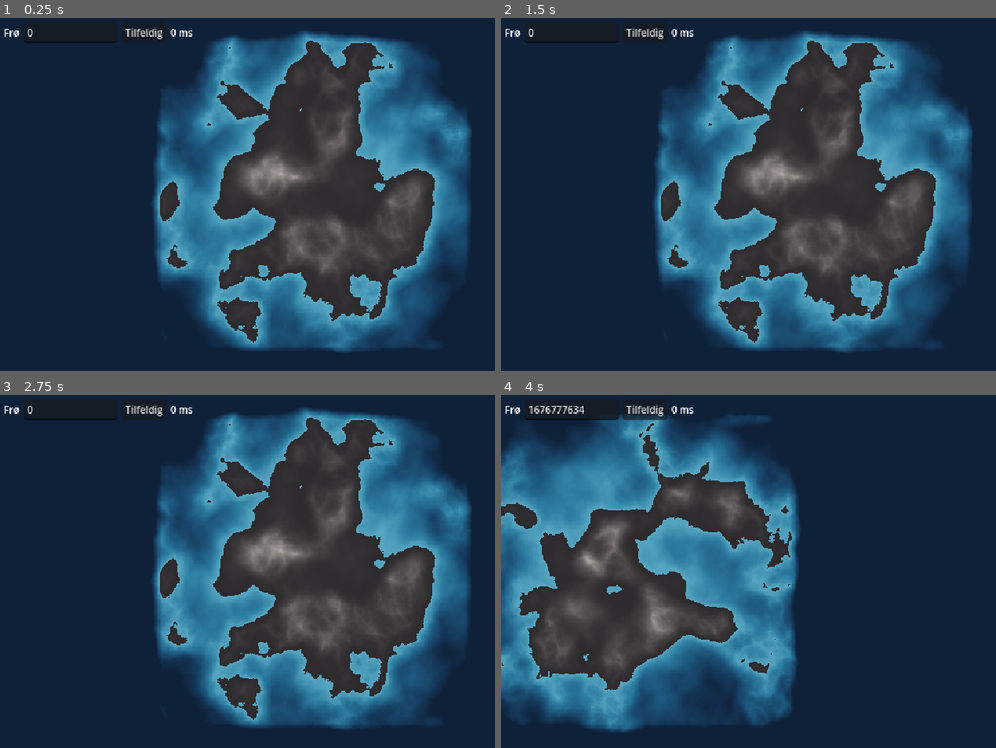
Above: before the commit, frames 1-4 (two rows, left to right).
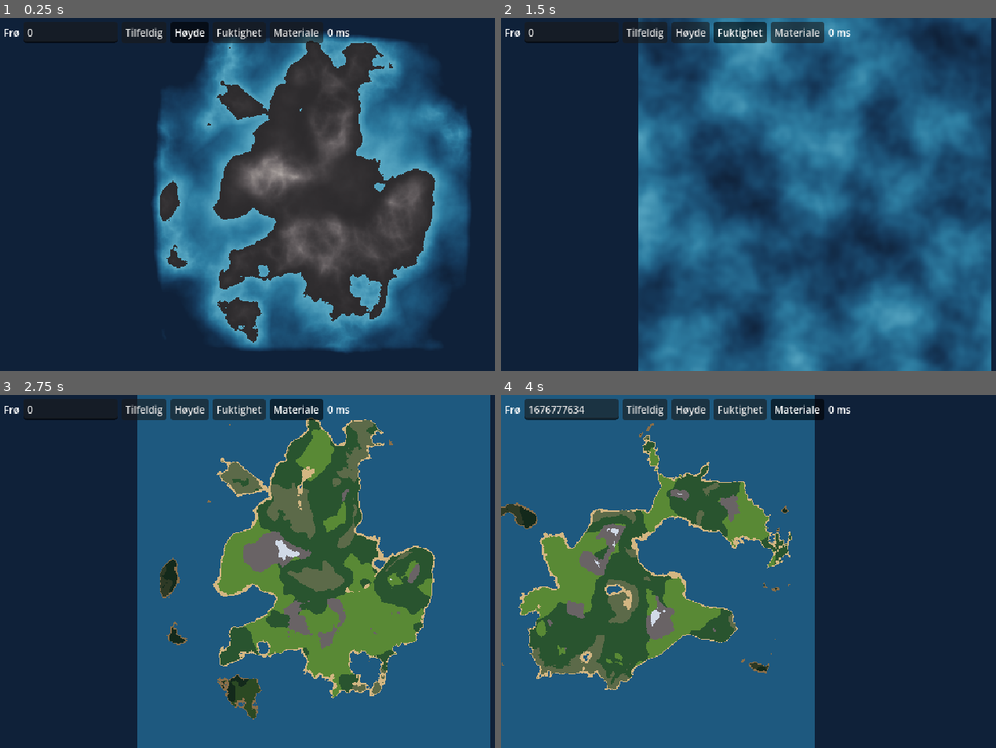
Above: after the commit, the same moments.

Repository: stommeras/varde
Game: Godot game, scene res://debug/debug_view.tscn
Same seed, same stepped clock (60 frames per second), same inputs: the game is played once before the commit and once after it.
Inputs (mouse positions are in pixels of both pictures, inside the frame that each line leads up to):
- Up to frame 1 (0.25 s): no input
- Up to frame 2 (1.5 s): click (689, 32) at 0.5 s, where only the run after the commit has a clickable "Høyde"; click (738, 32) at 1.25 s, where only the run after the commit has a clickable "Fuktighet"
- Up to frame 3 (2.75 s): click (297, 409) at 2 s, where only the run after the commit has a clickable "Materiale"
- Up to frame 4 (4 s): click "Tilfeldig" at 2.75 s; tap Enter at 3.5 s; move the mouse to (951, 553) at 3.52 s; hold Right (ui_right) from 3.53 s (still down); click (951, 553) at 3.67 s

The runs differ from the first frame. In frame 1, 1.1% of the frame differs, in the area x 34-71%, y 1-8%; in frame 2, 59%, in the area x 27-100%, y 0-100%; in frame 3, 57%; in frame 4, 50%.

Commit message:
feat: generate moisture, material and the main island
Moisture is a second noise layer stretched to 0..1. A table from height
band and moisture band picks each cell's material, and a flood fill marks
the largest land area as the main island. The debug view gets buttons
for the height, moisture and material layers.

Co-Authored-By: Claude Opus 5.5 <noreply@anthropic.com>

Diff:
--- a/debug/debug_view.gd
+++ b/debug/debug_view.gd
@@ -1,5 +1,5 @@
 extends Node2D
-## Shows a generated island's layers as images, with a seed field and a free camera.
+## Shows a generated island's layers as images, with a seed field, layer buttons and a free camera.
 ## Arrow keys pan, the scroll wheel zooms, and 1x zoom matches the game's scale.
 
 const PIXELS_PER_CELL: int = 4
@@ -9,7 +9,17 @@
 ## Height is drawn from a table of this many colors per side of sea level, instead of one lookup per cell.
 const SHADES: int = 256
 
+enum Layer { HEIGHT, MOISTURE, MATERIAL }
+
+## The translation key for each layer's button.
+const LAYER_NAMES: Dictionary[Layer, String] = {
+	Layer.HEIGHT: "LAYER_HEIGHT",
+	Layer.MOISTURE: "LAYER_MOISTURE",
+	Layer.MATERIAL: "LAYER_MATERIAL",
+}
+
 var _island: IslandData
+var _layer: Layer = Layer.HEIGHT
 var _sprite := Sprite2D.new()
 var _camera := Camera2D.new()
 var _seed_field := LineEdit.new()
@@ -67,8 +77,19 @@
 	random.pressed.connect(func() -> void: _generate(randi()))
 	row.add_child(random)
 
+	var group := ButtonGroup.new()
+	for shown: Layer in LAYER_NAMES:
+		var button := Button.new()
+		button.text = tr(LAYER_NAMES[shown])
+		button.toggle_mode = true
+		button.button_group = group
+		button.button_pressed = shown == _layer
+		button.focus_mode = Control.FOCUS_NONE
+		button.pressed.connect(_show.bind(shown))
+		row.add_child(button)
+
 	row.add_child(_info)
-	for control: Control in [seed_label, _seed_field, random, _info]:
+	for control: Control in row.get_children():
 		control.add_theme_font_size_override("font_size", 10)
 
 
@@ -83,11 +104,24 @@
 	_island = IslandGenerator.generate(island_seed)
 	_info.text = "%d ms" % (Time.get_ticks_msec() - started)
 	_seed_field.text = str(island_seed)
-	_sprite.texture = ImageTexture.create_from_image(_height_image(_island.height))
+	_show(_layer)
 	# Fit the whole island on screen.
 	var world: float = IslandData.SIZE * PIXELS_PER_CELL
 	_camera.position = Vector2.ONE * world / 2.0
 	_set_zoom(get_viewport_rect().size.y / world)
+
+
+func _show(layer: Layer) -> void:
+	_layer = layer
+	var image: Image
+	match layer:
+		Layer.HEIGHT:
+			image = _height_image(_island.height)
+		Layer.MOISTURE:
+			image = _moisture_image(_island.moisture)
+		Layer.MATERIAL:
+			image = _material_image(_island.material, _island.main_island)
+	_sprite.texture = ImageTexture.create_from_image(image)
 
 
 ## Sea runs along the water ramp by depth, land along the rock ramp by height.
@@ -112,5 +146,38 @@
 	return Image.create_from_data(IslandData.SIZE, IslandData.SIZE, false, Image.FORMAT_RGB8, pixels)
 
 
+## Moisture runs along the water ramp, from dark when dry to light when wet.
+func _moisture_image(moisture: PackedFloat32Array) -> Image:
+	var table := PackedByteArray()
+	for i: int in SHADES:
+		table.append_array(_rgb(Ramps.sample(Ramps.Terrain.WATER, float(i) / (SHADES - 1))))
+	var pixels := PackedByteArray()
+	pixels.resize(moisture.size() * 3)
+	for i: int in moisture.size():
+		var shade: int = int(moisture[i] * (SHADES - 1)) * 3
+		pixels[i * 3] = table[shade]
+		pixels[i * 3 + 1] = table[shade + 1]
+		pixels[i * 3 + 2] = table[shade + 2]
+	return Image.create_from_data(IslandData.SIZE, IslandData.SIZE, false, Image.FORMAT_RGB8, pixels)
+
+
+## Each material in its ramp's middle step. Islets use the darkest step, so the main island stands out.
+func _material_image(material: PackedByteArray, main_island: PackedByteArray) -> Image:
+	var main := PackedByteArray()
+	var islet := PackedByteArray()
+	for terrain: Ramps.Terrain in Ramps.Terrain.values():
+		main.append_array(_rgb(Ramps.base(terrain)))
+		islet.append_array(_rgb(Ramps.RAMPS[terrain][0]))
+	var pixels := PackedByteArray()
+	pixels.resize(material.size() * 3)
+	for i: int in material.size():
+		var table: PackedByteArray = main if main_island[i] == 1 or material[i] == Ramps.Terrain.WATER else islet
+		var color: int = material[i] * 3
+		pixels[i * 3] = table[color]
+		pixels[i * 3 + 1] = table[color + 1]
+		pixels[i * 3 + 2] = table[color + 2]
+	return Image.create_from_data(IslandData.SIZE, IslandData.SIZE, false, Image.FORMAT_RGB8, pixels)
+
+
 func _rgb(color: Color) -> PackedByteArray:
 	return PackedByteArray([color.r8, color.g8, color.b8])
--- a/generator/height.gd
+++ b/generator/height.gd
@@ -5,18 +5,16 @@
 const PEAK_SHARPNESS: float = 1.8
 
 
-static func generate(island_seed: int) -> PackedFloat32Array:
+## Each noise layer takes its seed from rng, in a fixed order.
+static func generate(rng: RandomNumberGenerator) -> PackedFloat32Array:
 	var size: int = IslandData.SIZE
-	# Each noise layer gets its own seed from this generator, in a fixed order.
-	var rng := RandomNumberGenerator.new()
-	rng.seed = island_seed
-	var base := _noise(rng, 0.004, 6)
+	var base := make_noise(rng, 0.004, 6)
 	# Ridged noise gives sharp crests, and a slow mask decides where the mountains rise.
-	var ridges := _noise(rng, 0.005, 5)
+	var ridges := make_noise(rng, 0.005, 5)
 	ridges.fractal_type = FastNoiseLite.FRACTAL_RIDGED
-	var mountains := _noise(rng, 0.003, 2)
+	var mountains := make_noise(rng, 0.003, 2)
 	# Bends the falloff so the coast isn't a rounded square.
-	var coast := _noise(rng, 0.002, 3)
+	var coast := make_noise(rng, 0.002, 3)
 
 	var height := PackedFloat32Array()
 	height.resize(size * size)
@@ -46,7 +44,8 @@
 	return height
 
 
-static func _noise(rng: RandomNumberGenerator, frequency: float, octaves: int) -> FastNoiseLite:
+## Simplex noise with fractal octaves, seeded from rng. Other steps use it for their own layers.
+static func make_noise(rng: RandomNumberGenerator, frequency: float, octaves: int) -> FastNoiseLite:
 	var noise := FastNoiseLite.new()
 	noise.seed = rng.randi()
 	noise.noise_type = FastNoiseLite.TYPE_SIMPLEX_SMOOTH
--- a/generator/island_data.gd
+++ b/generator/island_data.gd
@@ -6,8 +6,17 @@
 
 var island_seed: int
 ## Sea level is 0.0, the highest cell is exactly 1.0, and the sea floor is negative.
+## A cell is land when its height is above 0.0.
 var height: PackedFloat32Array
+## 0.0 on the driest cell and 1.0 on the wettest, over sea and land alike.
+var moisture: PackedFloat32Array
+## A Ramps.Terrain value per cell. Water exactly where the height is 0.0 or below.
+var material: PackedByteArray
+## 1 on the main island, the largest connected land area, and 0 on islets and sea.
+## Stats, peaks, vardes and points of interest use only these cells.
+var main_island: PackedByteArray
 
 
+## The array index of the cell at column x, row y.
 static func index(x: int, y: int) -> int:
 	return y * SIZE + x
--- a/generator/island_generator.gd
+++ b/generator/island_generator.gd
@@ -5,5 +5,11 @@
 static func generate(island_seed: int) -> IslandData:
 	var data := IslandData.new()
 	data.island_seed = island_seed
-	data.height = Height.generate(island_seed)
+	# One generator feeds the noise steps in a fixed order, so the same seed gives the same island.
+	var rng := RandomNumberGenerator.new()
+	rng.seed = island_seed
+	data.height = Height.generate(rng)
+	data.moisture = Moisture.generate(rng)
+	data.material = MaterialLookup.generate(data.height, data.moisture)
+	data.main_island = MainIsland.generate(data.height)
 	return data
--- /dev/null
+++ b/generator/main_island.gd
@@ -0,0 +1,45 @@
+class_name MainIsland
+## Finds the largest connected land area. Islets off its coast are scenery the player can see but
+## not reach, so later steps place peaks, vardes and points of interest only on the main island.
+
+
+## Returns a mask with 1 on the main island's cells and 0 everywhere else. Land is height above 0.0.
+## Cells connect through their four edge neighbors, so islets touching only at a corner stay apart.
+static func generate(height: PackedFloat32Array) -> PackedByteArray:
+	var size: int = IslandData.SIZE
+	var cells: int = height.size()
+	# 0 is unvisited, and each land area gets the next number from 1.
+	var area := PackedInt32Array()
+	area.resize(cells)
+	# Each cell joins the queue once at most, so one buffer of the grid's size holds every fill.
+	var queue := PackedInt32Array()
+	queue.resize(cells)
+	var areas: int = 0
+	var largest: int = 0
+	var largest_size: int = 0
+	for start: int in cells:
+		if area[start] != 0 or height[start] <= 0.0:
+			continue
+		areas += 1
+		area[start] = areas
+		queue[0] = start
+		var head: int = 0
+		var tail: int = 1
+		while head < tail:
+			var i: int = queue[head]
+			head += 1
+			var x: int = i % size
+			for next: int in [i - 1 if x > 0 else -1, i + 1 if x < size - 1 else -1, i - size, i + size]:
+				if next >= 0 and next < cells and area[next] == 0 and height[next] > 0.0:
+					area[next] = areas
+					queue[tail] = next
+					tail += 1
+		if tail > largest_size:
+			largest = areas
+			largest_size = tail
+
+	var mask := PackedByteArray()
+	mask.resize(cells)
+	for i: int in cells:
+		mask[i] = 1 if area[i] == largest else 0
+	return mask
--- /dev/null
+++ b/generator/material_lookup.gd
@@ -0,0 +1,41 @@
+class_name MaterialLookup
+## Generator step 3: a lookup table from height and moisture to what the ground is made of.
+## Cells at or below sea level are water. Values are Ramps.Terrain.
+
+## Upper height of each band in TABLE, up from sea level. Land above the last value is the top band.
+## Heights pass through Height.PEAK_SHARPNESS, so half the land lies below 0.07 and only the top few percent above 0.6.
+## Raising a value widens that band and pushes the ones above it up the slopes.
+const HEIGHT_BANDS: Array[float] = [0.003, 0.08, 0.35, 0.6]
+## Upper moisture of the dry and medium columns. Raising a value moves cells toward the drier column.
+const MOISTURE_BANDS: Array[float] = [0.4, 0.62]
+## One row per height band, one column per moisture band: dry, medium, wet.
+const TABLE: Array = [
+	[Ramps.Terrain.BEACH, Ramps.Terrain.BEACH, Ramps.Terrain.BEACH],
+	[Ramps.Terrain.GRASS, Ramps.Terrain.FOREST, Ramps.Terrain.MARSH],
+	[Ramps.Terrain.GRASS, Ramps.Terrain.FOREST, Ramps.Terrain.FOREST],
+	[Ramps.Terrain.ROCK, Ramps.Terrain.ROCK, Ramps.Terrain.GRASS],
+	# Dry peaks stay bare rock, so only some high peaks get snow.
+	[Ramps.Terrain.ROCK, Ramps.Terrain.SNOW, Ramps.Terrain.SNOW],
+]
+
+
+static func generate(height: PackedFloat32Array, moisture: PackedFloat32Array) -> PackedByteArray:
+	var material := PackedByteArray()
+	material.resize(height.size())
+	for i: int in height.size():
+		var h: float = height[i]
+		if h <= 0.0:
+			material[i] = Ramps.Terrain.WATER
+			continue
+		var row: int = _band(HEIGHT_BANDS, h)
+		var column: int = _band(MOISTURE_BANDS, moisture[i])
+		material[i] = TABLE[row][column]
+	return material
+
+
+## The index of the first band whose upper value is above value, or the top band past the last one.
+static func _band(bands: Array[float], value: float) -> int:
+	for band: int in bands.size():
+		if value < bands[band]:
+			return band
+	return bands.size()
--- /dev/null
+++ b/generator/moisture.gd
@@ -0,0 +1,26 @@
+class_name Moisture
+## Generator step 2: a second noise layer, from 0.0 (driest cell) to 1.0 (wettest cell).
+
+## Cycles per cell. Raising it gives smaller, more scattered wet and dry patches.
+const FREQUENCY: float = 0.003
+
+
+## Takes the next seed from rng, so it must run after Height.
+static func generate(rng: RandomNumberGenerator) -> PackedFloat32Array:
+	var noise := Height.make_noise(rng, FREQUENCY, 4)
+	var size: int = IslandData.SIZE
+	var moisture := PackedFloat32Array()
+	moisture.resize(size * size)
+	var lowest: float = INF
+	var highest: float = -INF
+	for y: int in size:
+		for x: int in size:
+			var i: int = IslandData.index(x, y)
+			moisture[i] = noise.get_noise_2d(x, y)
+			lowest = minf(lowest, moisture[i])
+			highest = maxf(highest, moisture[i])
+	# Fractal noise spans a different range on each seed. Stretching it to 0..1 keeps the
+	# material thresholds meaning the same thing on every island.
+	for i: int in moisture.size():
+		moisture[i] = (moisture[i] - lowest) / (highest - lowest)
+	return moisture
--- a/locale/strings.csv
+++ b/locale/strings.csv
@@ -3,3 +3,6 @@
 SEED,Frø
 CHARTING_ISLAND,Kartlegger øya …
 RANDOM_SEED,Tilfeldig
+LAYER_HEIGHT,Høyde
+LAYER_MOISTURE,Fuktighet
+LAYER_MATERIAL,Materiale
--- a/tests/test_case.gd
+++ b/tests/test_case.gd
@@ -1,5 +1,11 @@
 extends RefCounted
 ## Base for test files. Extend it by path, write methods named test_*, and call expect().
+
+## Tests that check every island loop over seeds 0 to SEEDS - 1.
+const SEEDS: int = 10
+
+## Generated islands by seed, shared by every test in the run.
+static var _islands: Dictionary[int, IslandData] = {}
 
 var failures: PackedStringArray = []
 
@@ -7,3 +13,10 @@
 func expect(condition: bool, message: String) -> void:
 	if not condition:
 		failures.append(message)
+
+
+## The island for a seed, generated once per test run because each one takes about a second.
+static func island(island_seed: int) -> IslandData:
+	if not _islands.has(island_seed):
+		_islands[island_seed] = IslandGenerator.generate(island_seed)
+	return _islands[island_seed]
--- a/tests/test_height.gd
+++ b/tests/test_height.gd
@@ -1,20 +1,22 @@
 extends "res://tests/test_case.gd"
 
-const SEEDS: int = 10
-
-
-func test_same_seed_gives_same_height() -> void:
-	expect(IslandGenerator.generate(7).height == IslandGenerator.generate(7).height, "seed 7 gave two different islands")
+func test_same_seed_gives_same_island() -> void:
+	var a: IslandData = IslandGenerator.generate(7)
+	var b: IslandData = island(7)
+	expect(a.height == b.height, "seed 7 gave two different heights")
+	expect(a.moisture == b.moisture, "seed 7 gave two different moistures")
+	expect(a.material == b.material, "seed 7 gave two different materials")
+	expect(a.main_island == b.main_island, "seed 7 gave two different main islands")
 
 
 func test_different_seeds_differ() -> void:
-	expect(IslandGenerator.generate(7).height != IslandGenerator.generate(8).height, "seeds 7 and 8 gave the same island")
+	expect(island(7).height != island(8).height, "seeds 7 and 8 gave the same island")
 
 
 func test_islands_have_sea_edges_and_a_summit() -> void:
 	var size: int = IslandData.SIZE
 	for island_seed: int in SEEDS:
-		var height: PackedFloat32Array = IslandGenerator.generate(island_seed).height
+		var height: PackedFloat32Array = island(island_seed).height
 		var land: int = 0
 		var highest: float = -INF
 		for h: float in height:
--- /dev/null
+++ b/tests/test_main_island.gd
@@ -0,0 +1,47 @@
+extends "res://tests/test_case.gd"
+
+
+## Labels the land areas with a flood fill of its own, so the test doesn't trust MainIsland's.
+func test_exactly_one_main_island_and_it_is_the_largest() -> void:
+	var size: int = IslandData.SIZE
+	for island_seed: int in SEEDS:
+		var data: IslandData = island(island_seed)
+		var visited := PackedByteArray()
+		visited.resize(data.height.size())
+		var largest: int = 0
+		# Each entry is [cells, masked cells] for one land area that touches the mask.
+		var masked_areas: Array[Vector2i] = []
+		var masked_water: int = 0
+		for start: int in data.height.size():
+			if data.height[start] <= 0.0:
+				masked_water += data.main_island[start]
+				continue
+			if visited[start] == 1:
+				continue
+			visited[start] = 1
+			var stack: PackedInt32Array = [start]
+			var cells: int = 0
+			var masked: int = 0
+			while not stack.is_empty():
+				var i: int = stack[-1]
+				stack.resize(stack.size() - 1)
+				cells += 1
+				masked += data.main_island[i]
+				var x: int = i % size
+				var y: int = i / size
+				for neighbor: Vector2i in [Vector2i(x - 1, y), Vector2i(x + 1, y), Vector2i(x, y - 1), Vector2i(x, y + 1)]:
+					if neighbor.x < 0 or neighbor.y < 0 or neighbor.x >= size or neighbor.y >= size:
+						continue
+					var n: int = IslandData.index(neighbor.x, neighbor.y)
+					if visited[n] == 0 and data.height[n] > 0.0:
+						visited[n] = 1
+						stack.append(n)
+			largest = maxi(largest, cells)
+			if masked > 0:
+				masked_areas.append(Vector2i(cells, masked))
+		expect(masked_water == 0, "seed %d: %d water cells are on the main island" % [island_seed, masked_water])
+		expect(masked_areas.size() == 1, "seed %d: the mask touches %d land areas" % [island_seed, masked_areas.size()])
+		if masked_areas.size() == 1:
+			var main: Vector2i = masked_areas[0]
+			expect(main.x == main.y, "seed %d: the mask covers %d of the main island's %d cells" % [island_seed, main.y, main.x])
+			expect(main.x == largest, "seed %d: the main island has %d cells, but the largest area has %d" % [island_seed, main.x, largest])
--- /dev/null
+++ b/tests/test_material.gd
@@ -0,0 +1,27 @@
+extends "res://tests/test_case.gd"
+
+
+func test_every_cell_has_a_material_that_agrees_with_height() -> void:
+	for island_seed: int in SEEDS:
+		var data: IslandData = island(island_seed)
+		expect(data.material.size() == data.height.size(), "seed %d: material has %d cells" % [island_seed, data.material.size()])
+		var invalid: int = 0
+		var mismatched: int = 0
+		for i: int in data.material.size():
+			if data.material[i] >= Ramps.Terrain.size():
+				invalid += 1
+			if (data.material[i] == Ramps.Terrain.WATER) != (data.height[i] <= 0.0):
+				mismatched += 1
+		expect(invalid == 0, "seed %d: %d cells have no valid material" % [island_seed, invalid])
+		expect(mismatched == 0, "seed %d: %d cells disagree with height on land or water" % [island_seed, mismatched])
+
+
+func test_moisture_spans_zero_to_one() -> void:
+	for island_seed: int in SEEDS:
+		var moisture: PackedFloat32Array = island(island_seed).moisture
+		var lowest: float = INF
+		var highest: float = -INF
+		for m: float in moisture:
+			lowest = minf(lowest, m)
+			highest = maxf(highest, m)
+		expect(lowest == 0.0 and highest == 1.0, "seed %d: moisture runs from %f to %f" % [island_seed, lowest, highest])
Not shown, added: generator/main_island.gd.uid
Not shown, added: generator/material_lookup.gd.uid
Not shown, added: generator/moisture.gd.uid
Not shown, added: tests/test_main_island.gd.uid
Not shown, added: tests/test_material.gd.uid
Not shown, changed: SPEC.md
